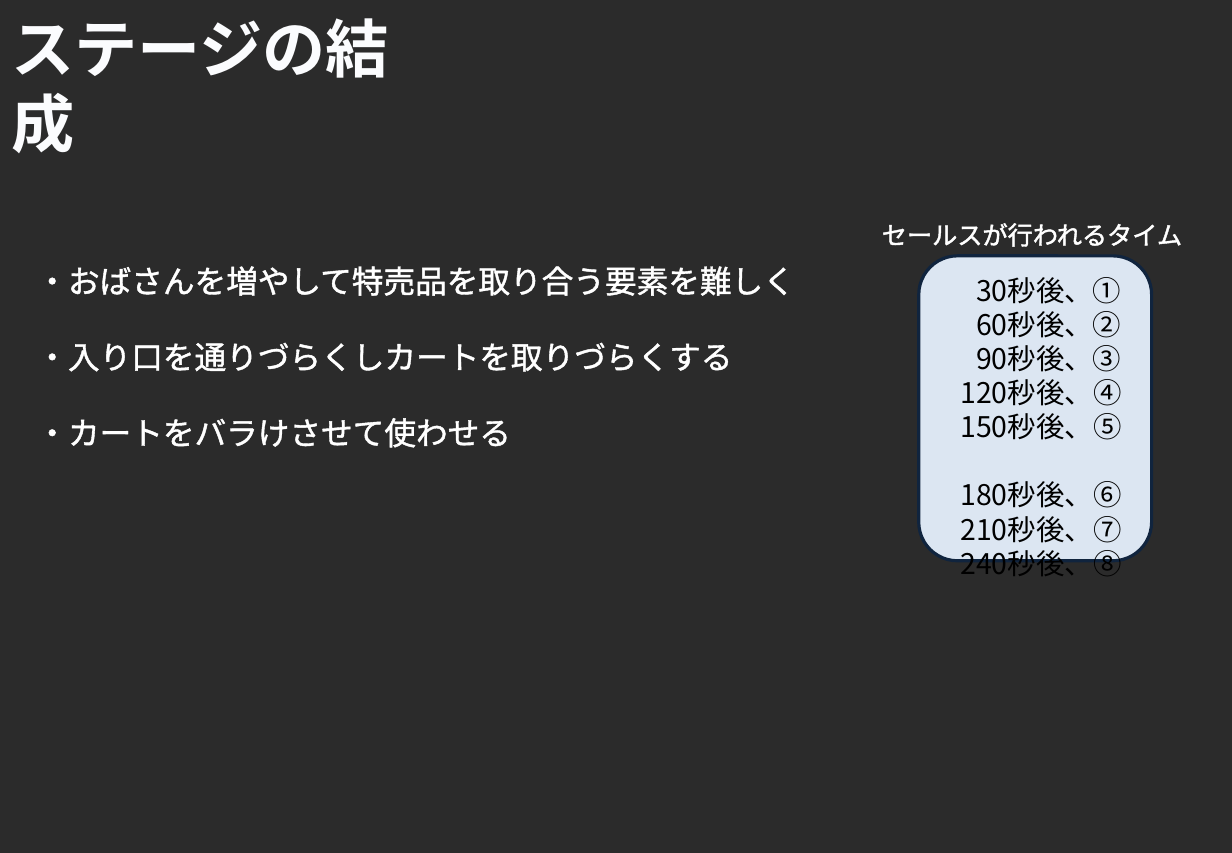
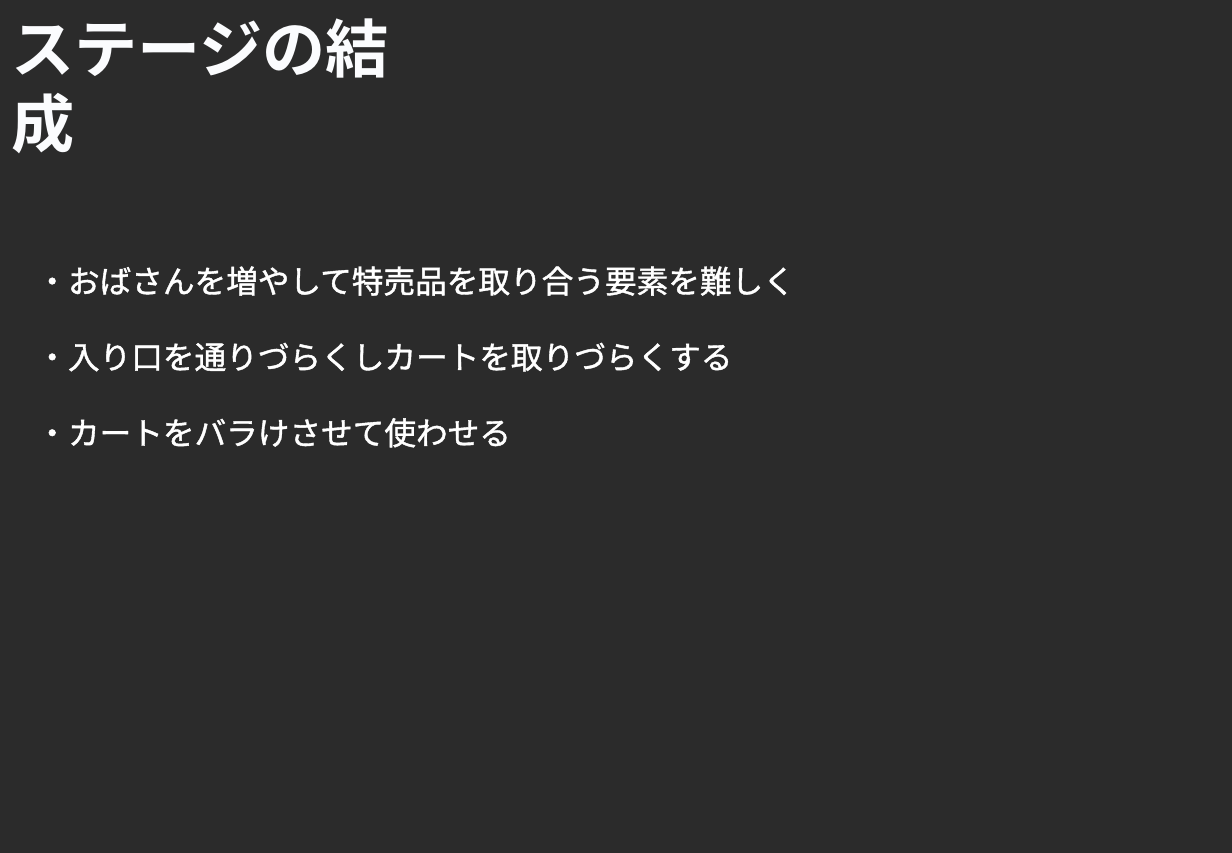
Before and after one commit to H29LatterPeriodTeam07/team07, a slide deck: slide 4 of ステージ案/ステージ3考案.pptx. Drawn at 1232x853 pixels with LibreOffice and Linux fonts; fonts in the diff are those of the drawing; background and template pictures are left out; a plain dark background stands for a picture behind light text. Boxes give left, top, right and bottom in pixels: in the first picture for what was removed or moved away, otherwise in the second. Text is boxed around its words. In the diff, an @@ line names an element or a change of style, - is before the commit and + after.

```diff
--- a/ステージ案/ステージ3考案.pptx
+++ b/ステージ案/ステージ3考案.pptx
@@ text removed at (882,223,1182,247) @@
-セールスが行われるタイム
@@ rounded rectangle removed at (919,256,1152,561) @@
-30秒後、①
-60秒後、②
-90秒後、③
-120秒後、④
-150秒後、⑤
-180秒後、⑥
-210秒後、⑦
-240秒後、⑧
```
Also in this commit, not shown: 6 other slides changed, 9 other files.
